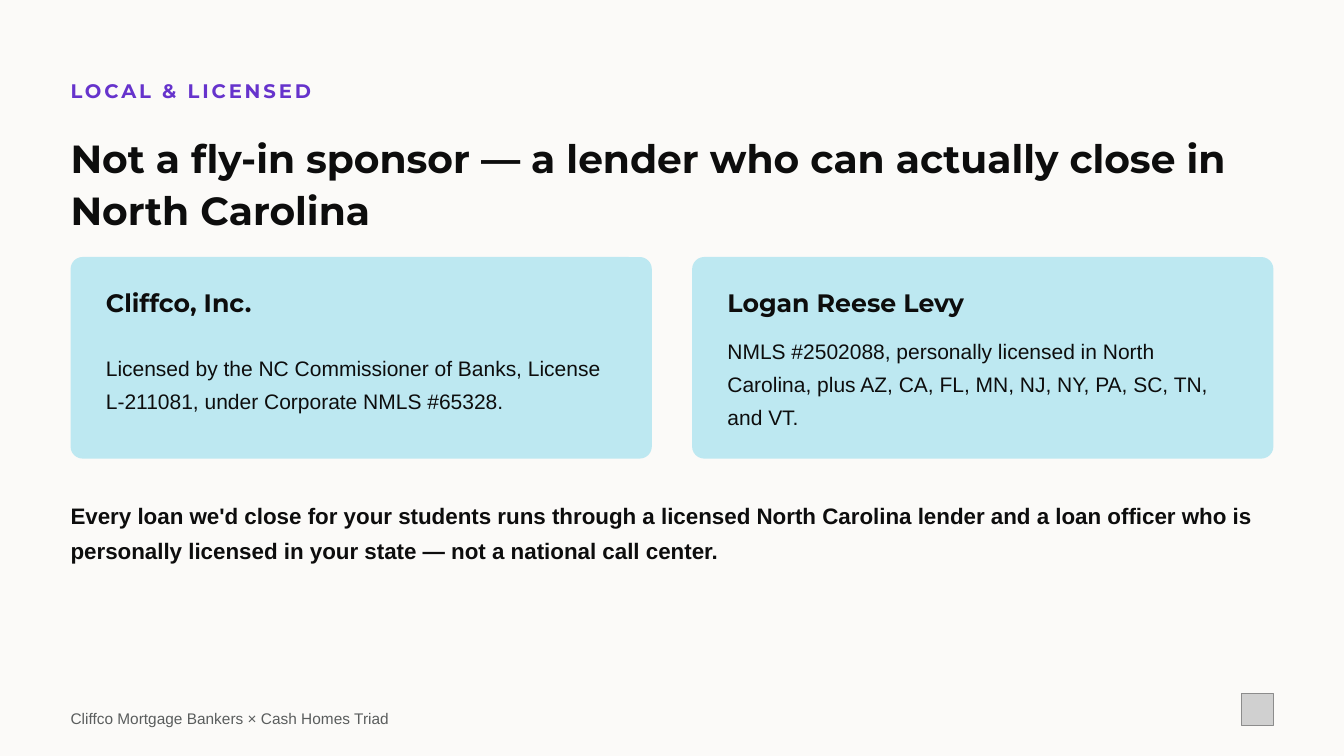
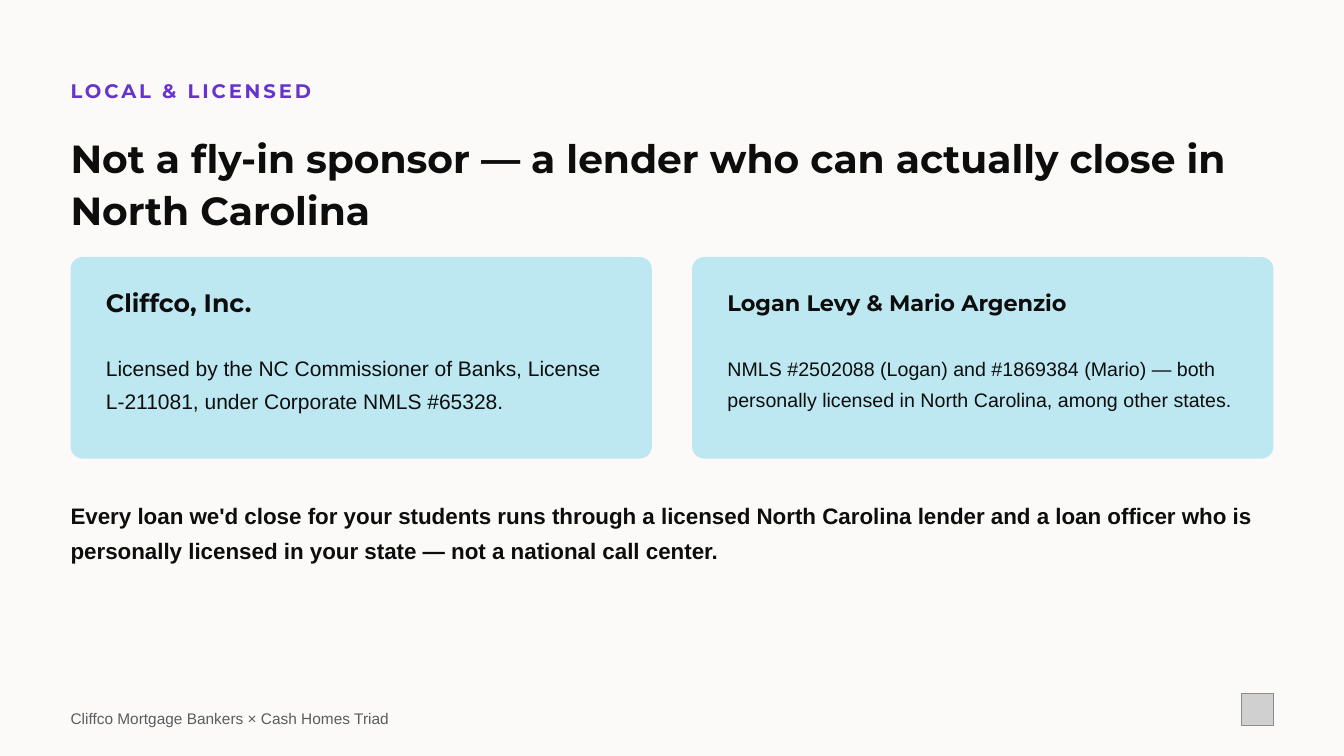
Before and after one commit to loganlevy1/STR, a slide deck: slide 7 of outreach/pitch-decks/cliffco-max-maxwell-partnership.pptx. Drawn at 1344x756 pixels with LibreOffice and Linux fonts; fonts in the diff are those of the drawing; grey boxes stand for pictures. Boxes give left, top, right and bottom in pixels: in the first picture for what was removed or moved away, otherwise in the second. Text is boxed around its words. In the diff, an @@ line names an element or a change of style, - is before the commit and + after.

```diff
--- a/outreach/pitch-decks/cliffco-max-maxwell-partnership.pptx
+++ b/outreach/pitch-decks/cliffco-max-maxwell-partnership.pptx
@@ text at box(727, 293, 1066, 316): text changed; size 18 to 16 pt @@
-Logan Reese Levy
+Logan Levy & Mario Argenzio
@@ text at box(727, 361, 1232, 411): text changed; size 15 to 14 pt @@
-NMLS #2502088, personally licensed in North Carolina, plus AZ, CA, FL, MN, NJ, NY, PA, SC, TN, and VT.
+NMLS #2502088 (Logan) and #1869384 (Mario) — both personally licensed in North Carolina, among other states.
```
Also in this commit, not shown: 3 other slides changed, 3 other files.
